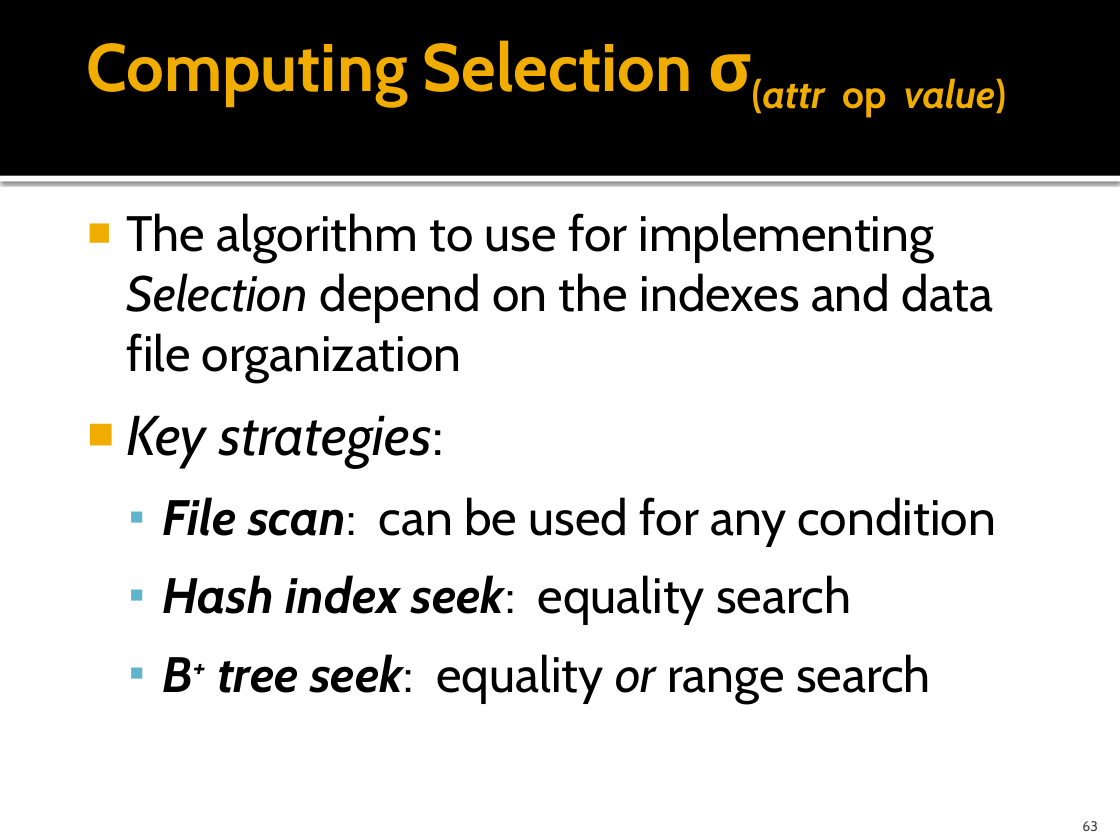
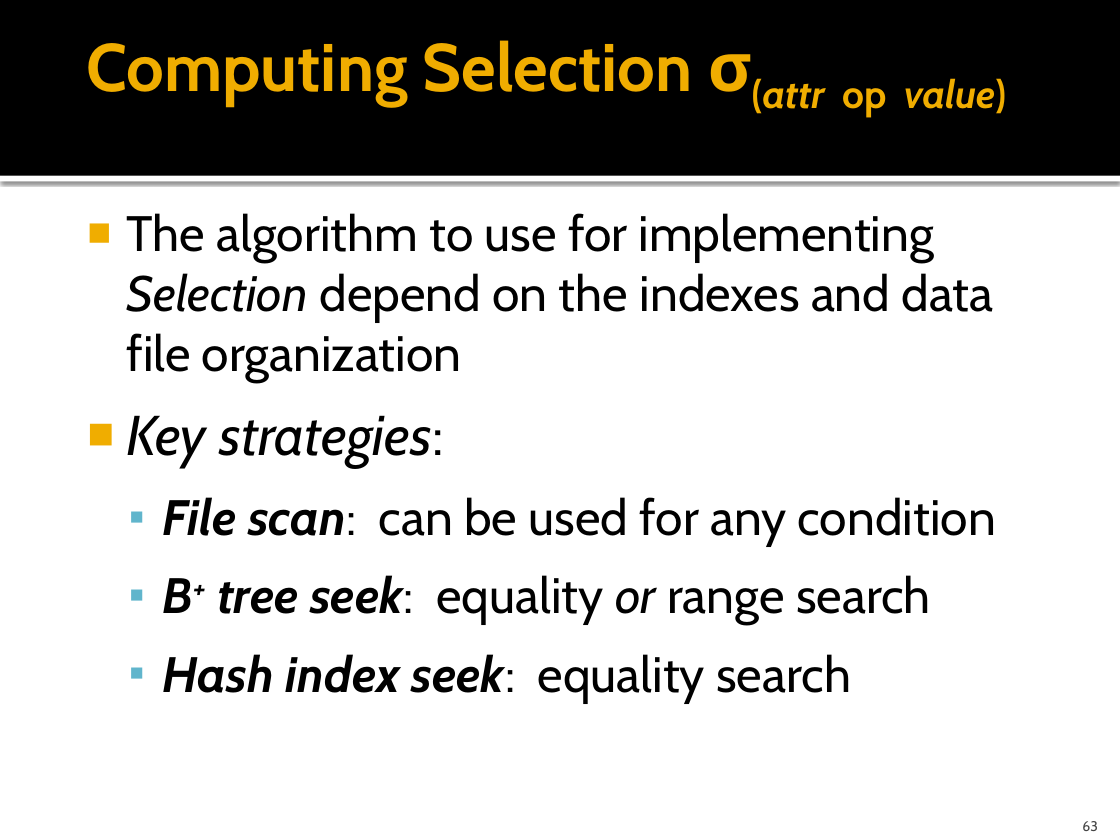
Before and after one commit to cmpt506f16/cmpt506-content, a slide deck: slide 63 of 05 Query Processing & Optimization.pptx. Drawn at 1120x840 pixels with LibreOffice and Linux fonts; fonts in the diff are those of the drawing. Boxes give left, top, right and bottom in pixels: in the first picture for what was removed or moved away, otherwise in the second. Text is boxed around its words. In the diff, an @@ line names an element or a change of style, - is before the commit and + after.

```diff
--- a/05 Query Processing & Optimization.pptx
+++ b/05 Query Processing & Optimization.pptx
@@ text at [162, 575, 931, 624]: paragraph added @@
+  ▪ B+ tree seek: equality or range search
@@ text at [162, 654, 931, 702]: paragraph removed @@
-  ▪ B+ tree seek: equality or range search
```
Also in this commit, not shown: 4 other slides changed.
